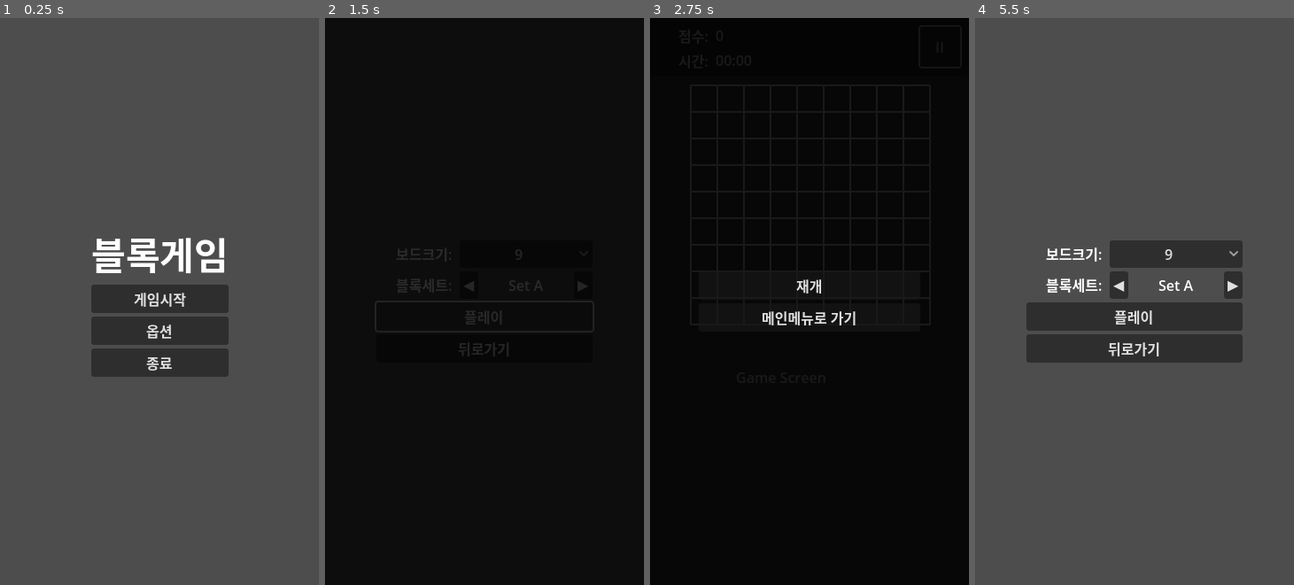
Above: before the commit, frames 1-4 (left to right).
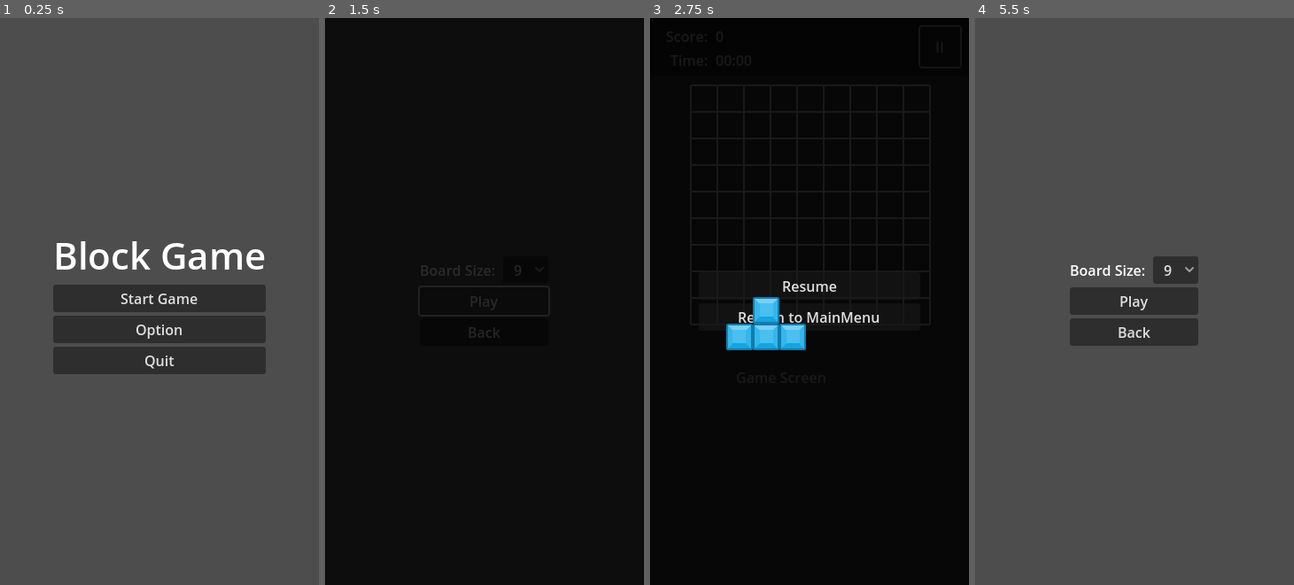
Above: after the commit, the same moments.

Repository: Ozymandias1/blockgame
Game: Godot game, scene res://Scenes/00_RootScene.tscn
Two runs of this game, one before a commit and one after it. Both use one fixed random seed, a clock stepped at 60 frames per second and the inputs below.
Inputs:
- Up to frame 1 (0.25 s): no input
- Up to frame 2 (1.5 s): click "게임시작" (after the commit: "Start Game") at 0.5 s; click "플레이" (after the commit: "Play") at 1.25 s
- Up to frame 3 (2.75 s): click "II" at 2 s
- Up to frame 4 (5.5 s): click "재개" (after the commit: "Resume") at 2.75 s; click "II" at 3.5 s; click "메인메뉴로 가기" (after the commit: "Return to MainMenu") at 4.25 s; click "게임시작" (after the commit: "Start Game") at 5 s

The runs differ from the first frame. In frame 1, 6.6% of the frame differs, in the area x 16-84%, y 38-64%; in frame 2, 0.6%; in frame 3, 2.2%; in frame 4, 8.8%, in the area x 16-84%, y 39-61%.

Commit message:
배치용 블럭씬 생성 및 배경 블럭과 실배치 테스트

Diff:
--- a/Config.cfg
+++ b/Config.cfg
@@ -1,4 +1,4 @@
 [Option]
 
 Volume=31.0
-Language="kr"
+Language="en"
--- a/Data/blocktypes.json
+++ /dev/null
@@ -1,16 +0,0 @@
-{
-	"set_a": [{
-		"name": "type_0",
-		"block_indices": [
-			{"x": 0, "y": 0},
-			{"x": 0, "y": -1}
-		]
-	},{
-		"name": "type_1",
-		"block_indices": [
-			{"x": 0, "y": 0},
-			{"x": 0, "y": -1},
-			{"x": 0, "y": 1}
-		]
-	}]
-}
--- /dev/null
+++ b/Prefabs/Blocks/block_base.tscn
@@ -0,0 +1,11 @@
+[gd_scene load_steps=3 format=3 uid="uid://c23lg101q4aac"]
+
+[ext_resource type="Script" path="res://Scripts/Block.gd" id="1_eh8bo"]
+[ext_resource type="Texture2D" uid="uid://dk7o1ak6dqqmc" path="res://Textures/element_blue_square.png" id="2_sragy"]
+
+[node name="BlockBase" type="Control"]
+layout_mode = 3
+anchors_preset = 0
+mouse_filter = 2
+script = ExtResource("1_eh8bo")
+block_texture = ExtResource("2_sragy")
--- /dev/null
+++ b/Prefabs/Blocks/block_type_0.tscn
@@ -0,0 +1,53 @@
+[gd_scene load_steps=4 format=3 uid="uid://dl4ve3746egav"]
+
+[ext_resource type="PackedScene" uid="uid://c23lg101q4aac" path="res://Prefabs/Blocks/block_base.tscn" id="1_8dg0q"]
+[ext_resource type="Texture2D" uid="uid://dk7o1ak6dqqmc" path="res://Textures/element_blue_square.png" id="2_daskw"]
+[ext_resource type="Texture2D" uid="uid://b6ljuns0i4b7d" path="res://Textures/element_red_square.png" id="2_tqdfv"]
+
+[node name="BlockBase" instance=ExtResource("1_8dg0q")]
+block_texture = ExtResource("2_tqdfv")
+block_indices = Array[Vector2i]([Vector2i(0, 0), Vector2i(1, 0), Vector2i(-1, 0), Vector2i(0, -1)])
+
+[node name="TextureRect" type="TextureRect" parent="." index="0"]
+texture_filter = 1
+layout_mode = 0
+offset_left = -15.0
+offset_top = -15.0
+offset_right = 15.0
+offset_bottom = 15.0
+mouse_filter = 2
+texture = ExtResource("2_daskw")
+expand_mode = 1
+
+[node name="TextureRect2" type="TextureRect" parent="." index="1"]
+texture_filter = 1
+layout_mode = 0
+offset_left = 15.0
+offset_top = -15.0
+offset_right = 45.0
+offset_bottom = 15.0
+mouse_filter = 2
+texture = ExtResource("2_daskw")
+expand_mode = 1
+
+[node name="TextureRect3" type="TextureRect" parent="." index="2"]
+texture_filter = 1
+layout_mode = 0
+offset_left = -45.0
+offset_top = -15.0
+offset_right = -15.0
+offset_bottom = 15.0
+mouse_filter = 2
+texture = ExtResource("2_daskw")
+expand_mode = 1
+
+[node name="TextureRect4" type="TextureRect" parent="." index="3"]
+texture_filter = 1
+layout_mode = 0
+offset_left = -15.0
+offset_top = -45.0
+offset_right = 15.0
+offset_bottom = -15.0
+mouse_filter = 2
+texture = ExtResource("2_daskw")
+expand_mode = 1
--- a/Scenes/02_SetGameCondition.tscn
+++ b/Scenes/02_SetGameCondition.tscn
@@ -34,6 +34,7 @@
 popup/item_2/id = 2
 
 [node name="HBox_Block_Set" type="HBoxContainer" parent="VBoxContainer"]
+visible = false
 layout_mode = 2
 
 [node name="Label_Title_Block_Set" type="Label" parent="VBoxContainer/HBox_Block_Set"]
--- a/Scenes/03_GamePlay.tscn
+++ b/Scenes/03_GamePlay.tscn
@@ -1,7 +1,8 @@
-[gd_scene load_steps=3 format=3 uid="uid://divs3j57r5cw2"]
+[gd_scene load_steps=4 format=3 uid="uid://divs3j57r5cw2"]
 
 [ext_resource type="Script" path="res://Scripts/GamePlay.gd" id="1_wjfbx"]
 [ext_resource type="PackedScene" uid="uid://c8sfmcvedguns" path="res://Scenes/05_Pause.tscn" id="2_oeh2c"]
+[ext_resource type="PackedScene" uid="uid://dl4ve3746egav" path="res://Prefabs/Blocks/block_type_0.tscn" id="3_uicoc"]
 
 [node name="Gameplay" type="Control"]
 layout_mode = 3
@@ -97,4 +98,10 @@
 
 [node name="Timer" type="Timer" parent="."]
 
+[node name="Test" parent="." instance=ExtResource("3_uicoc")]
+offset_left = 131.0
+offset_top = 360.0
+offset_right = 131.0
+offset_bottom = 360.0
+
 [connection signal="pressed" from="TopMenu/Btn_Pause" to="." method="_on_btn_pause_pressed"]
--- /dev/null
+++ b/Scripts/Block.gd
@@ -0,0 +1,9 @@
+extends Control
+
+@export var block_texture: Texture2D
+@export var block_indices: Array[Vector2i]
+
+#func _ready():
+	#var children = find_children("*", "Sprite2D")
+	#for child in children:
+		#child.texture = block_texture
--- a/Scripts/BlockTypeData.gd
+++ /dev/null
@@ -1,9 +0,0 @@
-extends Object
-
-# https://www.reddit.com/r/godot/comments/12brde4/classs_somename_hides_a_global_script_class/
-# 링크에 의하면 class_name으로 선언된 클래스는 Autoload를 하지 않더라도 전역레지스트리에 등록되어 다른
-# 스크립트에서 사용이 가능한것으로 보임
-class_name BlockTypeData
-
-var TypeName: String # 블럭 이름
-var Indices: Array[Vector2i] # 블럭 인덱스 배열
--- a/Scripts/GamePlay.gd
+++ b/Scripts/GamePlay.gd
@@ -5,6 +5,8 @@
 @onready var timer = $Timer
 @onready var label_time_value = $TopMenu/Gameplay_Menu_Bar/HBox_Time_Container/Label_Time_Value
 @onready var menu_controller = $"../../MenuController"
+
+@onready var test = $Test
 
 const BOARD_ITEM = preload("res://Prefabs/board_item.tscn")
 var board_size: int:
@@ -38,6 +40,7 @@
 		for x in range(board_size):
 			var item = BOARD_ITEM.instantiate()
 			item.name = str("%s_%s" % [x,y])
+			item.mouse_entered.connect(_on_block_mouse_entered.bind(item))
 			board.add_child(item)
 			board_available_map[Vector2i(x, y)] = true
 
@@ -46,9 +49,6 @@
 	game_elapsed_time = 0
 	timer.paused = false
 	timer.start()
-
-func create_blocks():
-	print("create_blocks() called.")
 
 # 게임 진행시간 타이머 콜백 함수
 # https://forum.godotengine.org/t/how-to-convert-seconds-into-ddmm-ss-format/8174
@@ -72,3 +72,15 @@
 # Pause-ReturnToMainMenu 버튼 클릭 시그널
 func _on_btn_returnToMainMenu():
 	menu_controller.change_menu(Constants.MenuPage.MainMenu)
+
+func create_blocks():
+	print("create_blocks() called.")
+
+# 보드 배경 블럭 마우스 엔터 시그널
+# https://www.reddit.com/r/godot/comments/yp3soy/comment/k9sx11d/
+func _on_block_mouse_entered(item):
+	print(item.name," ", item.size)
+	test.global_position = item.global_position
+	test.global_position.x += 16
+	test.global_position.y += 16
+	pass
